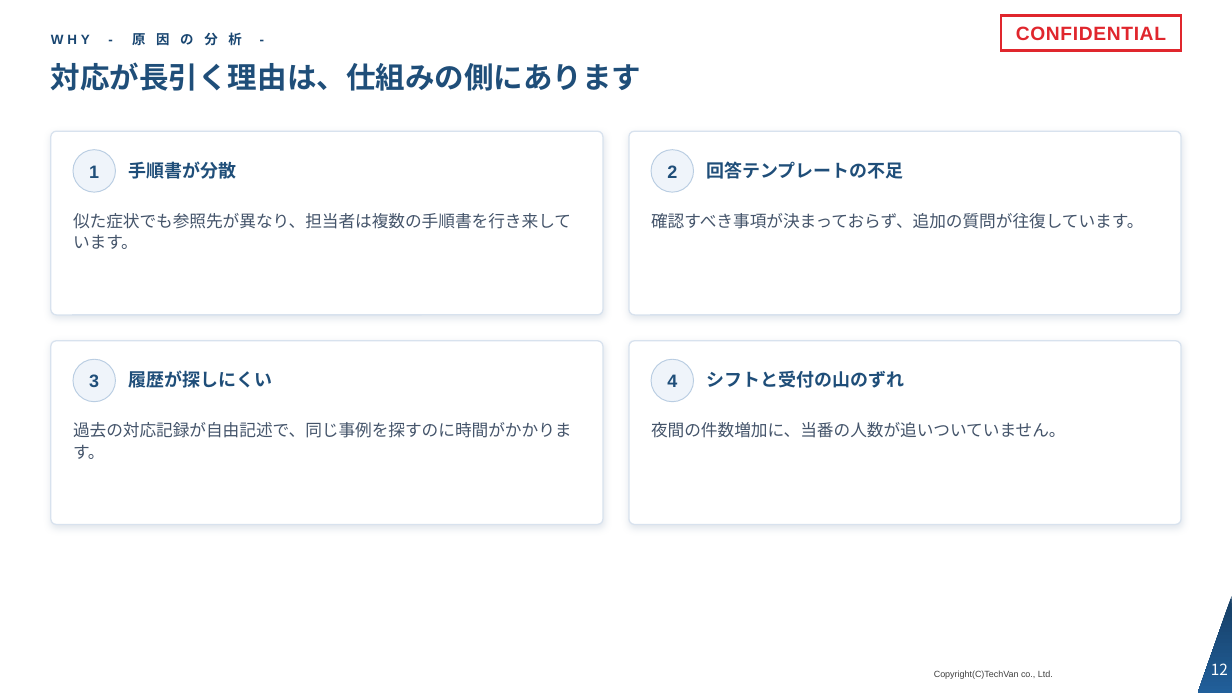
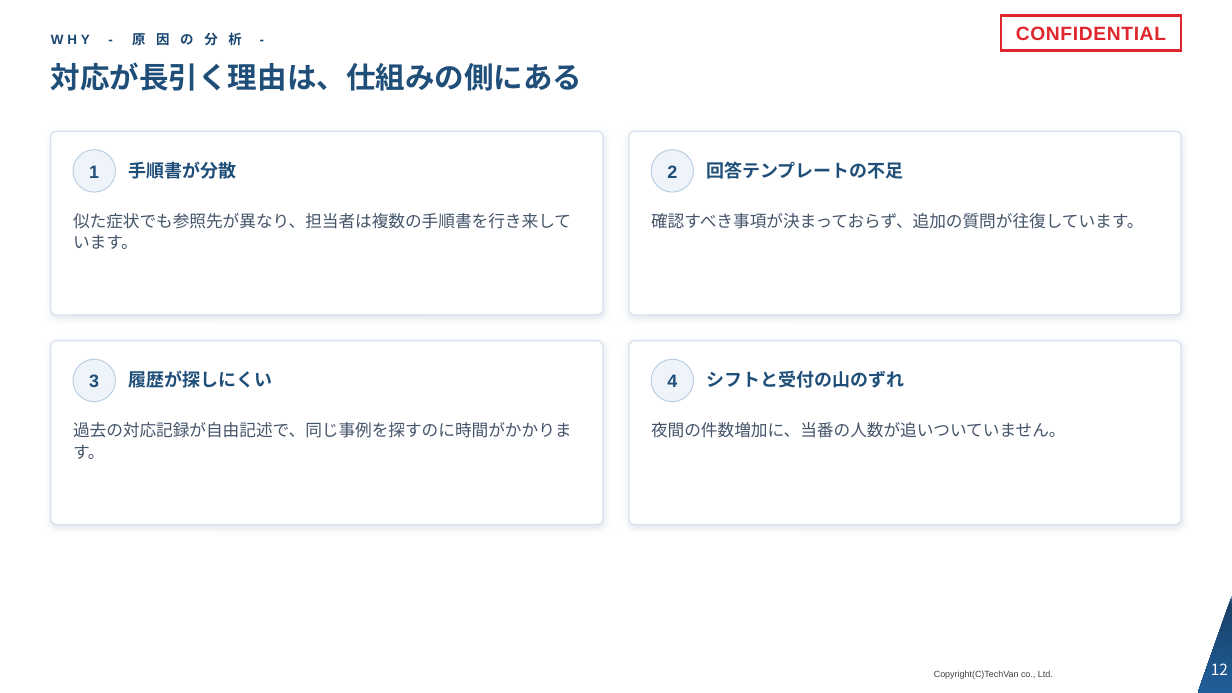
Before and after one commit to Kishi-Satoshi/slide-techvan-dist, a slide deck: slide 12 of plugins/slide-techvan/skills/slide-techvan/examples/catalog-techvan.pptx. Drawn at 1232x693 pixels with LibreOffice and Linux fonts; fonts in the diff are those of the drawing; background and template pictures are left out. Boxes give left, top, right and bottom in pixels: in the first picture for what was removed or moved away, otherwise in the second. Text is boxed around its words. In the diff, an @@ line names an element or a change of style, - is before the commit and + after.

```diff
--- a/plugins/slide-techvan/skills/slide-techvan/examples/catalog-techvan.pptx
+++ b/plugins/slide-techvan/skills/slide-techvan/examples/catalog-techvan.pptx
@@ title at bbox=[51, 62, 582, 91]: text changed @@
-対応が長引く理由は、仕組みの側にあります
+対応が長引く理由は、仕組みの側にある
```
Also in this commit, not shown: 16 other slides changed, 12 other files.
